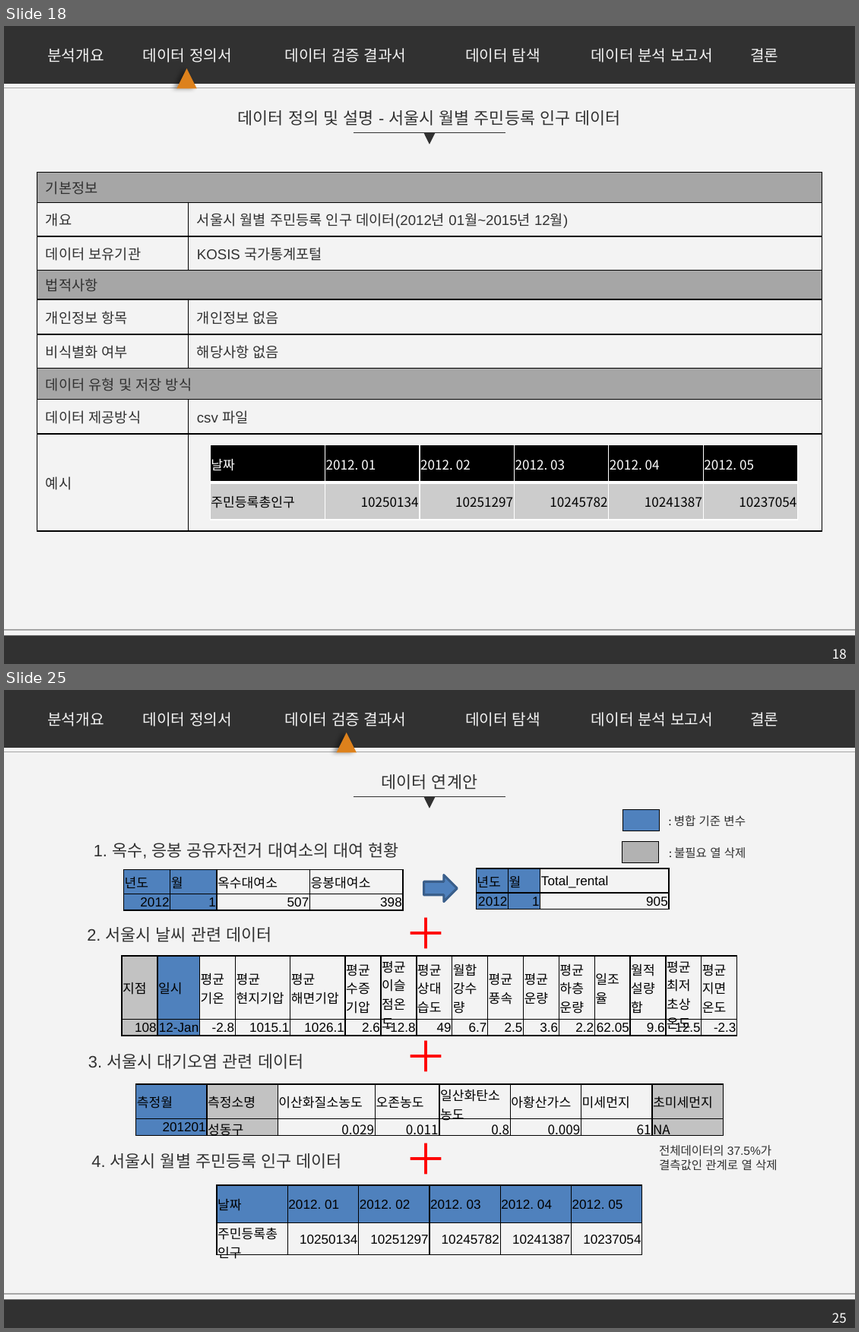
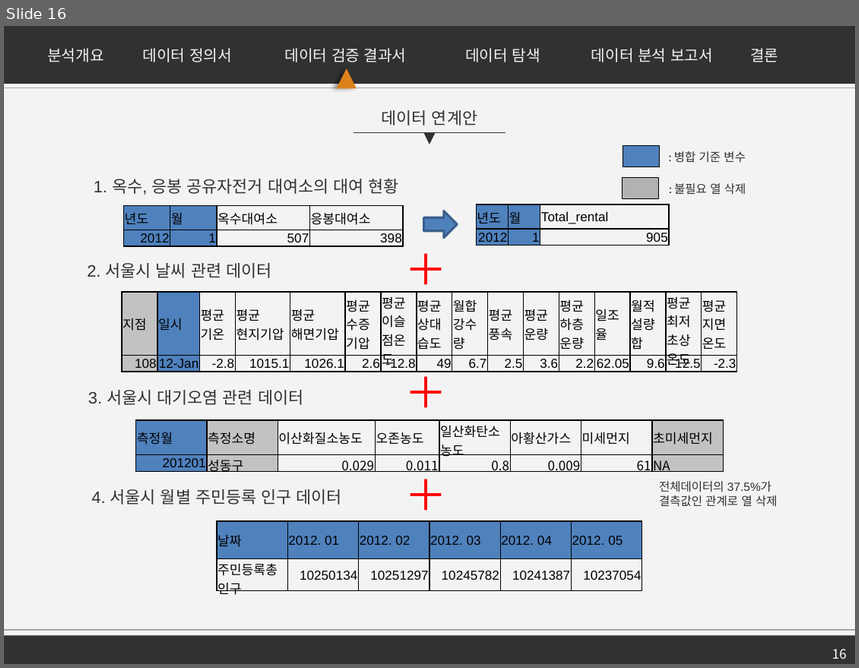
Before and after one commit to firstock/proj_sponge_bicycle, a slide deck: 서울시 공유자전거 수요 예측.pptx. Shown one above the other, each under a label of ours: slides 18 and 25 before the commit, slide 16 after it; the slides between them are not shown. The pictures are 859x1332 and 859x668 pixels, drawn with LibreOffice and Linux fonts; fonts in the diff are those of the drawing. Boxes give left, top, right and bottom in pixels: in the first picture for what was removed or moved away, otherwise in the second. Text is boxed around its words. In the diff, an @@ line names an element or a change of style, - is before the commit and + after.

```diff
--- a/서울시 공유자전거 수요 예측.pptx
+++ b/서울시 공유자전거 수요 예측.pptx
@@ slide 18 removed at [4,26,855,664], background #F3F3F3 @@
@@ group removed at [4,26,855,89]: 6 texts, 1 rectangle, 1 triangle @@
-데이터 정의서
-데이터 검증 결과서
-분석개요
-데이터 분석 보고서
-결론
-데이터 탐색
@@ line removed from (855, 88) to (4, 88) @@
@@ text removed at [238,110,621,126] @@
-데이터 정의 및 설명 - 서울시 월별 주민등록 인구 데이터
@@ line removed from (354, 132) to (506, 132) @@
@@ triangle removed at [424,132,436,145] @@
@@ table removed at [37,173,822,531], 9 rows, 2 columns @@
-기본정보 | 
-개요 | 서울시 월별 주민등록 인구 데이터(2012년 01월~2015년 12월)
-데이터 보유기관 | KOSIS 국가통계포털
-법적사항 | 
-개인정보 항목 | 개인정보 없음
-비식별화 여부 | 해당사항 없음
-데이터 유형 및 저장 방식 | 
-데이터 제공방식 | csv 파일
-예시 | 
@@ table removed at [210,445,797,520], 2 rows, 6 columns @@
-날짜 | 2012. 01 | 2012. 02 | 2012. 03 | 2012. 04 | 2012. 05
-주민등록총인구 | 10250134 | 10251297 | 10245782 | 10241387 | 10237054
@@ rectangle removed at [4,636,855,664] @@
@@ line removed from (855, 630) to (4, 630) @@
@@ page number removed at [832,649,847,659] @@
-18
@@ what was slide 25 is now slide 16 @@
@@ page number at [832,649,847,659]: text changed @@
-25
+16
```
Also in this commit, not shown: 12 slides changed, 8 other slides removed.
